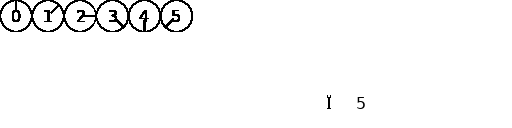
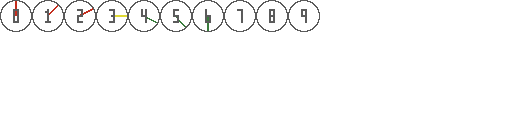
Comparing the layer stacks of the two 512 × 128 images. Changes:
painted on "Layer" over (0, 0, 365, 109)
added layer "Ticker" above "Background" over (15, 1, 209, 31)
